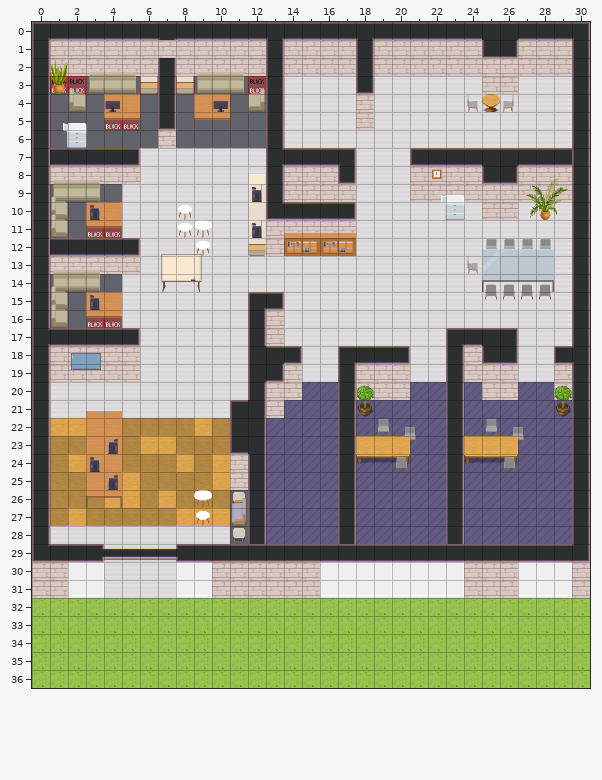
One commit to this Tiled map (JSON): maps/map.tmj. Above, as it was before the edit.
Cells are 32x32 px. Shown: x 0..30, y 0..36.
After:
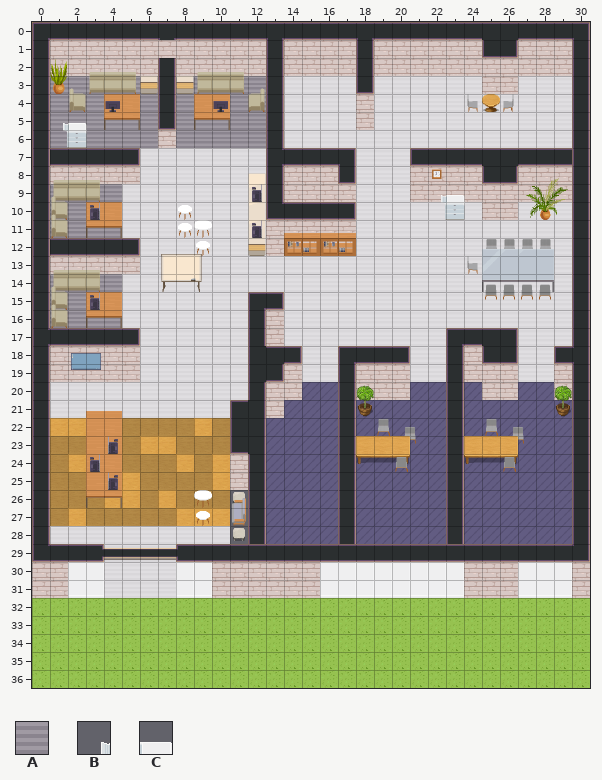
Key: from "Chunk 1": A 3, B 60, C 61.
_ is an empty cell.
Changes in this commit:
Layer "floor/floor1":
y 3: x 1..6 ______ -> AAAAAA; x 8..12 _____ -> AAAAA
y 4: x 1..3 ___ -> AAA; x 6 _ -> A; x 8 _ -> A; x 11..12 __ -> AA
y 5: x 1..6 ______ -> AAAAAA; x 8..12 _____ -> AAAAA
y 6: x 1 _ -> A; x 3..6 ____ -> AAAA; x 8..12 _____ -> AAAAA
y 9: x 1..4 ____ -> AAAA
y 10: x 1..2 __ -> AA
y 11: x 1..4 ____ -> AAAA
y 14: x 1..4 ____ -> AAAA
y 15: x 1..2 __ -> AA
y 16: x 1..4 ____ -> AAAA
Layer "above/above1":
y 5: x 1..2 __ -> BC
Pixel boxes of the changes (left, top, right, bottom) in both pictures:
added: (50, 76, 158, 148)
added: (176, 76, 266, 148)
added: (50, 184, 122, 238)
added: (50, 274, 122, 328)
